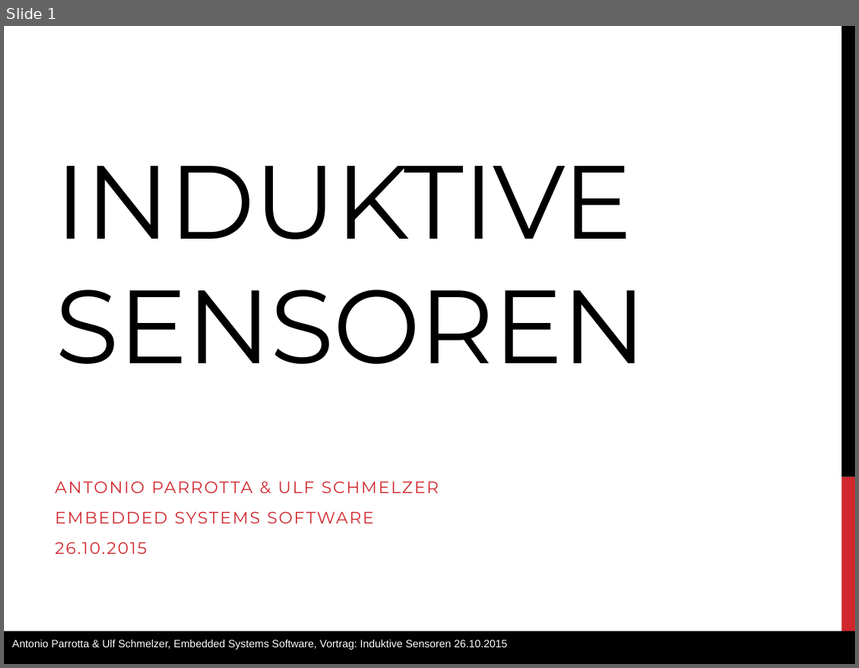
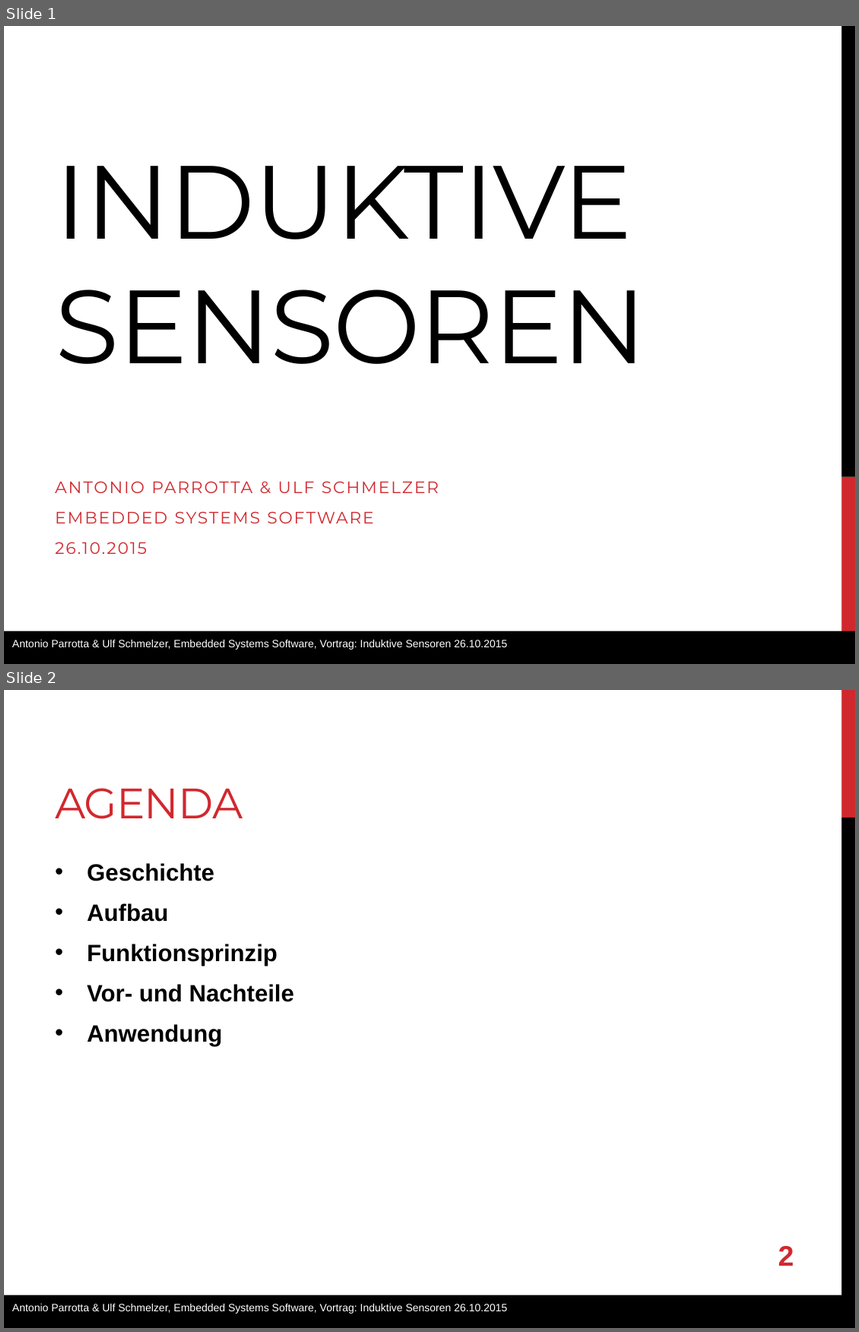
Before and after one commit to anpait00/TIB6, a slide deck: induktiv_sensoren.pptx. Shown one above the other, each under a label of ours: slide 1 before the commit, slides 1 and 2 after it. The pictures are 859x668 and 859x1332 pixels, drawn with LibreOffice and Linux fonts; fonts in the diff are those of the drawing. Boxes give left, top, right and bottom in pixels: in the first picture for what was removed or moved away, otherwise in the second. Text is boxed around its words. In the diff, an @@ line names an element or a change of style, - is before the commit and + after.

Commit message:
Agenda und Seitennummern hinzugefuegt

```diff
--- a/induktiv_sensoren.pptx
+++ b/induktiv_sensoren.pptx
@@ slide 2 added at [4, 690, 855, 1328], background #FFFFFF @@
@@ rectangle added at [842, 690, 855, 818], fill #D1282E @@
@@ title added at [55, 788, 243, 819], 36 pt, text #D1282E @@
+AGENDA
@@ rectangle added at [842, 818, 855, 1328], fill #000000 @@
@@ text added at [87, 863, 294, 1046], 20 pt, text #000000, bold @@
+• Geschichte
+• Aufbau
+• Funktionsprinzip
+• Vor- und Nachteile
+• Anwendung
@@ page number added at [778, 1246, 794, 1266], 24 pt, text #D1282E, bold @@
+2
@@ rectangle added at [4, 1295, 855, 1328], fill #000000, 9 pt, text #FFFFFF @@
+Antonio Parrotta & Ulf Schmelzer, Embedded Systems Software, Vortrag: Induktive Sensoren 26.10.2015
```
Also in this commit, not shown: 9 slides changed.
